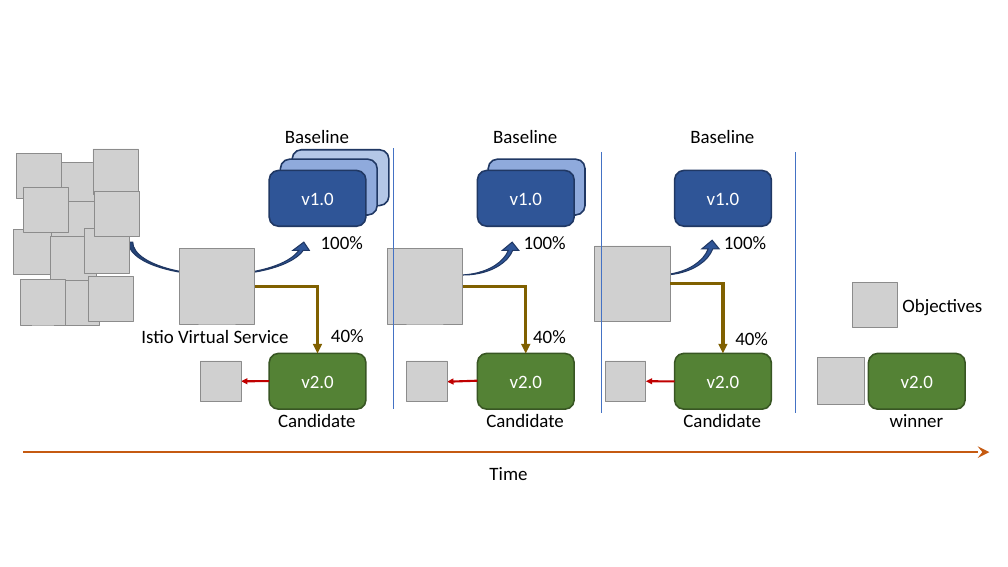
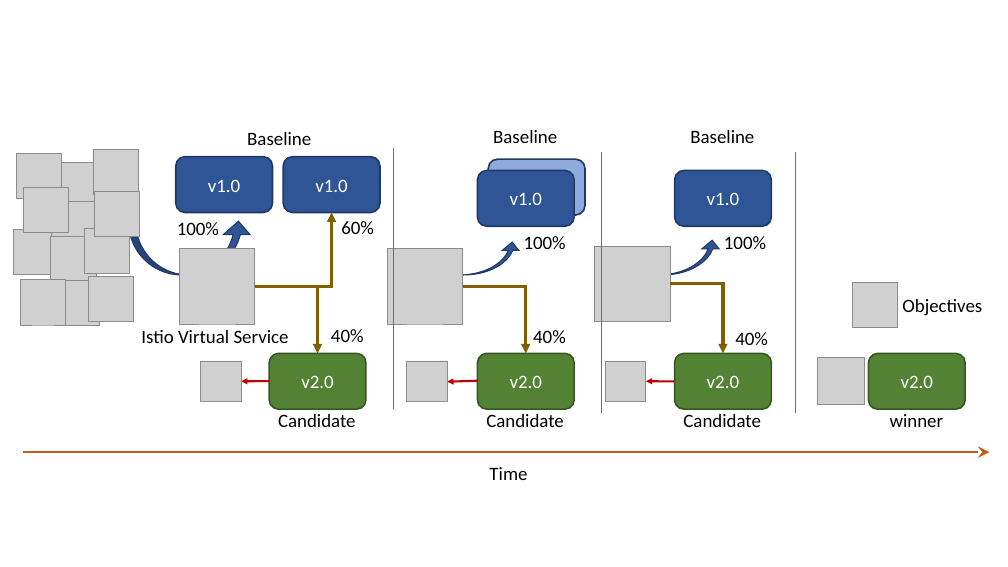
Before and after one commit to iter8-tools/iter8, a slide deck: slide 23 of mkdocs/src/assets/images/iter8++images.pptx. Drawn at 1008x567 pixels with LibreOffice and Linux fonts; fonts in the diff are those of the drawing; grey boxes stand for pictures. Boxes give left, top, right and bottom in pixels: in the first picture for what was removed or moved away, otherwise in the second. Text is boxed around its words. In the diff, an @@ line names an element or a change of style, - is before the commit and + after.

```diff
--- a/mkdocs/src/assets/images/iter8++images.pptx
+++ b/mkdocs/src/assets/images/iter8++images.pptx
@@ text "Baseline" moved from (x1=285, y1=130, x2=349, y2=143) to (x1=247, y1=132, x2=311, y2=145) @@
@@ rounded rectangle "v1.0" moved from (x1=269, y1=170, x2=366, y2=226) to (x1=175, y1=157, x2=272, y2=212) @@
@@ rounded rectangle removed at (x1=281, y1=160, x2=377, y2=216) @@
@@ rounded rectangle added at (x1=284, y1=157, x2=380, y2=212), fill #2F5597, outline #203864 1.5 pt, 18 pt, text #FFFFFF @@
+v1.0
@@ rounded rectangle removed at (x1=292, y1=150, x2=389, y2=206) @@
@@ curved up arrow resized from (x1=129, y1=242, x2=312, y2=274) to (x1=129, y1=222, x2=252, y2=275) @@
@@ text "100%" moved from (x1=321, y1=236, x2=363, y2=249) to (x1=177, y1=222, x2=219, y2=235) @@
@@ elbow arrow added from (255, 287) to (332, 212), #806000 3 pt @@
@@ text added at (x1=341, y1=221, x2=374, y2=234), 18 pt, text #000000 @@
+60%
```
Also in this commit, not shown: 1 slide added, 1 other file.
